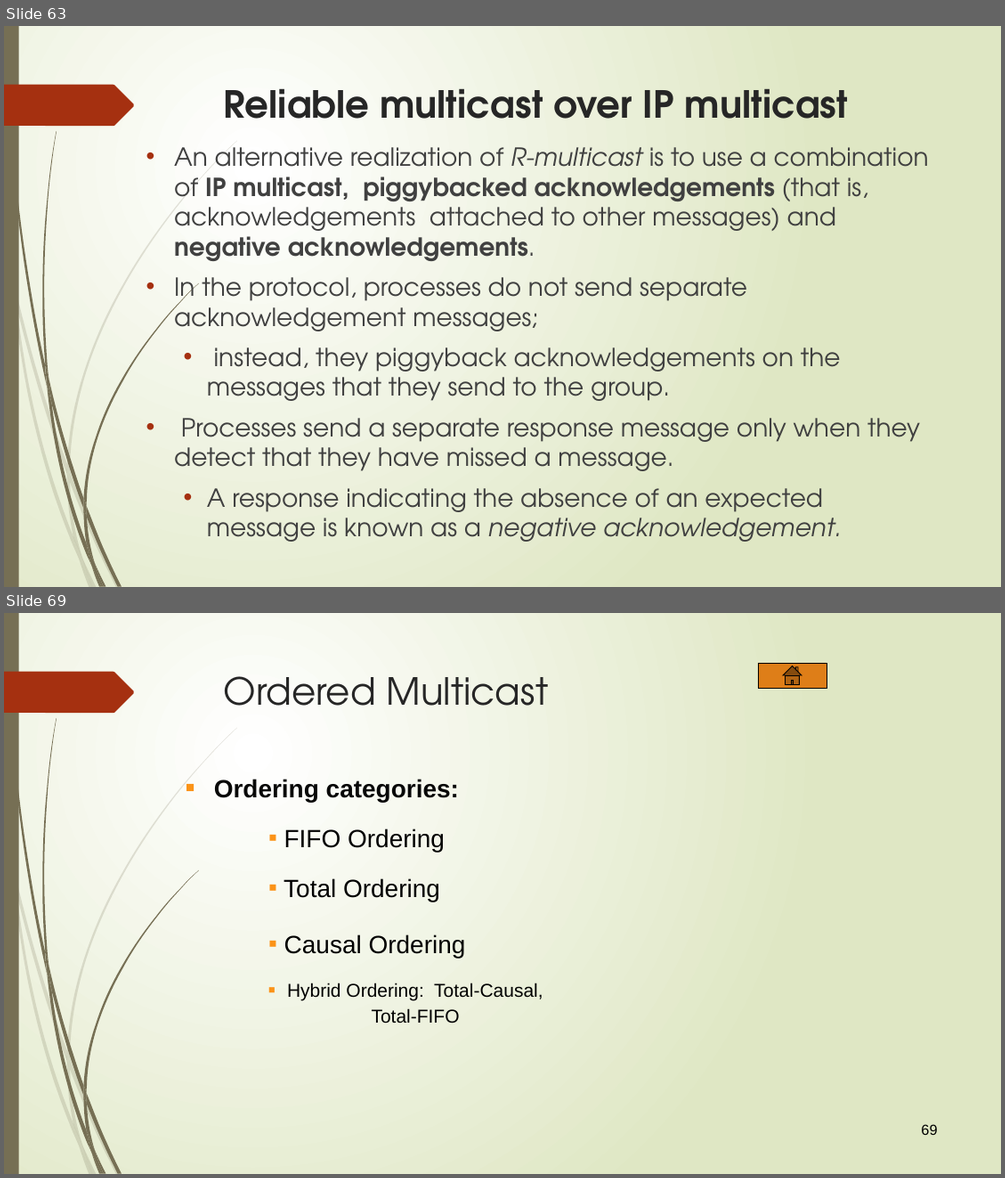
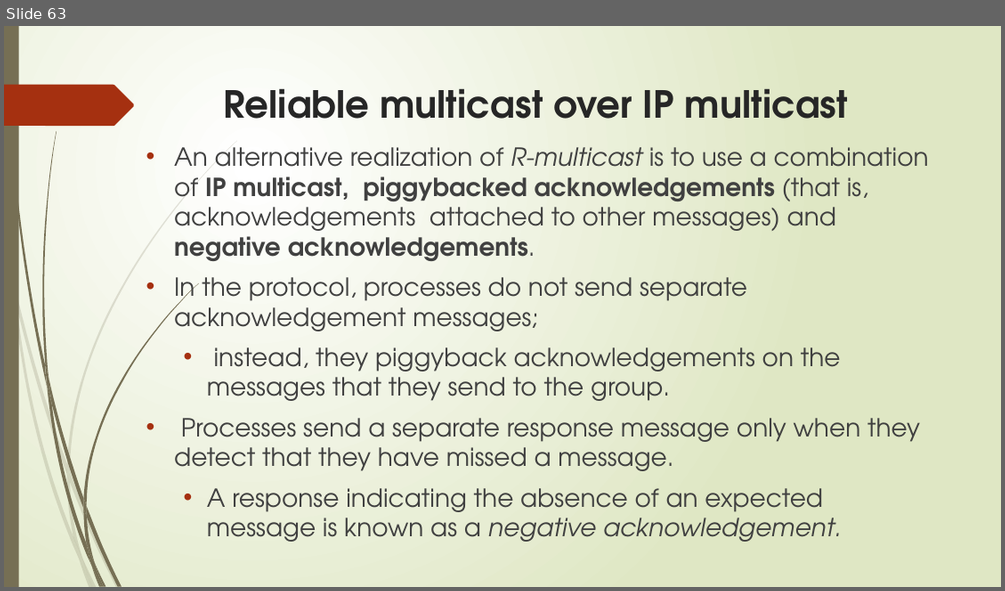
Before and after one commit to sanjayshimoga/nmit-distributed_systems, a slide deck: COORDINATION AND AGREEMENT.pptx. Shown one above the other, each under a label of ours: slides 63 and 69 before the commit, slide 63 after it; the slides between them are not shown. The pictures are 1005x1178 and 1005x591 pixels, drawn with LibreOffice and Linux fonts; fonts in the diff are those of the drawing. Boxes give left, top, right and bottom in pixels: in the first picture for what was removed or moved away, otherwise in the second. Text is boxed around its words. In the diff, an @@ line names an element or a change of style, - is before the commit and + after.

```diff
--- a/COORDINATION AND AGREEMENT.pptx
+++ b/COORDINATION AND AGREEMENT.pptx
@@ slide 69 removed at box(4, 613, 1001, 1174), background gradient #FFFFFF to #DFE8C4; not listed: 24 template elements that a slide beside it also shows @@
@@ action button home removed at box(758, 663, 826, 688) @@
@@ title removed at box(224, 676, 549, 706) @@
-Ordered Multicast
@@ text removed at box(214, 779, 459, 802) @@
-■ Ordering categories:
@@ text removed at box(284, 828, 445, 852) @@
-▪ FIFO Ordering
@@ text removed at box(283, 878, 440, 901) @@
-▪ Total Ordering
@@ text removed at box(284, 934, 466, 957) @@
-▪ Causal Ordering
@@ text removed at box(287, 982, 542, 1023) @@
-■ Hybrid Ordering: Total-Causal,
-Total-FIFO
@@ page number removed at box(921, 1124, 937, 1135) @@
-69
```
Also in this commit, not shown: 4 slides changed, 35 slides added, 3 other slides removed, 2 other files.
